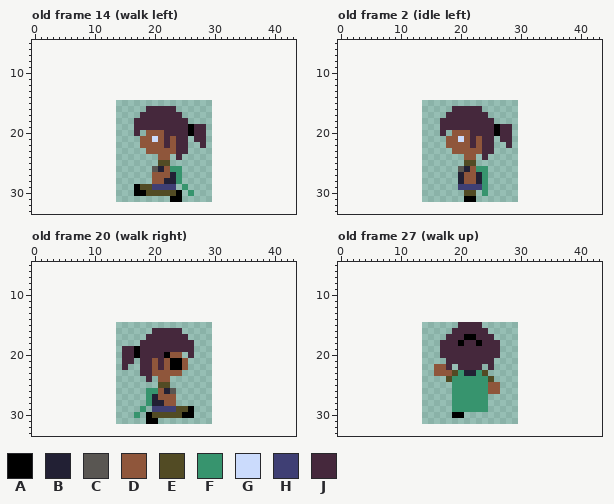
Pixel-art file, stored at assets/april/ammellan.aseprite. Above: the version before the commit.
16x17 pixels, 28 frames. Shown: old frame 14 (walk left): x 0..43, y 5..33; old frame 2 (idle left): x 0..43, y 5..33; old frame 20 (walk right): x 0..43, y 5..33; old frame 27 (walk up): x 0..43, y 5..33. The old version is drawn lined up with the new one, on the new canvas. The commit also changed other frames, which this record leaves out.
Palette (. is transparent): A #000000  B #222034  C #595652  D #8f563b  E #524b24  F #37946e  G #cbdbfc  H #3f3f74  J #45283c
Pixels before, old frame 14 (walk left), first column x 17:
16 ..JJJJJ.....
17 .JJJJJJJ....
18 JJJJJJJJJ...
19 JJJJJJJJJAJJ
20 J.DDDJJJJAJJ
21 .DDGDJDJJ.JJ
22 .DDDDJDJJ..J
23 ..DDDDDJJ...
24 ....DD.J....
25 ....EE......
26 ...CBDFF....
27 ...DDDBF....
28 ...DDBBF....
29 AEEHHHH.F...
30 AAEEEEEA.F..
31 ......AA....
Pixels before, old frame 2 (idle left), first column x 17:
16 ..JJJJJ.....
17 .JJJJJJJ....
18 JJJJJJJJJ...
19 JJJJJJJJJAJJ
20 J.DDDJJJJAJJ
21 .DDGDJDJJ.JJ
22 .DDDDJDJJ..J
23 ..DDDDDJJ...
24 ....DD.J....
25 ....EE......
26 ...CBDFF....
27 ...BDDBF....
28 ...BDDBF....
29 ...HHHHF....
30 ....EE.F....
31 ....AA......
Pixels before, old frame 20 (walk right), first column x 15:
16 .....JJJJJ..
17 ....JJJJJJJ.
18 ...JJJJJJJJJ
19 JJAJJJJJJJJJ
20 JJAJJJJADD.J
21 JJ.JJDJDAAD.
22 J..JJDJDAAD.
23 ...JJDDDDD..
24 ....J.DD....
25 ......EE....
26 ....FFDBC...
27 ....FBDDD...
28 ....FBBDD...
29 ...F.HHHHEEA
30 ..F.AEEEEEAA
31 ....AA......
Pixels before, old frame 27 (walk up), first column x 16:
15 ....JJJJ...
16 ...JJJJJJ..
17 ..JJJAAJJJ.
18 .JJJAJJAJJJ
19 .JJJJJJJJJJ
20 .JJJJJJJJJJ
21 ..JJJJJJJJ.
22 DDJ.JJJJ.J.
23 DDDEFBBFE..
24 ..EFFFFFFE.
25 ...FFFFFFDD
26 ...FFFFFFDD
27 ...FFFFFF..
28 ...FFFFFF..
29 ...FFFFFF..
30 ...AA......
Now the later version:
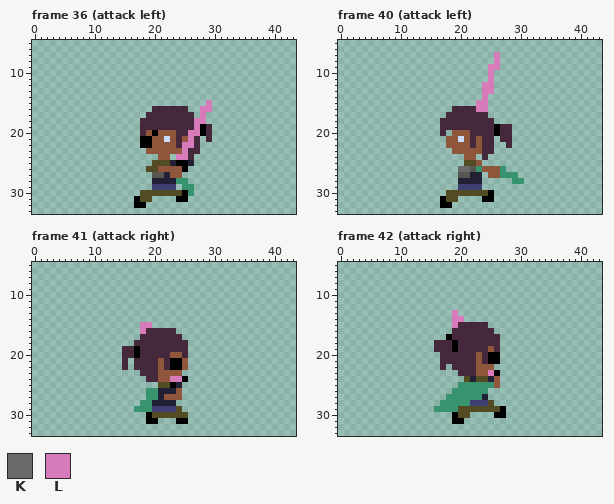
Colours new in this view: K #696a6a  L #d77bba
A new or re-ordered frame is compared with the old frame closest to it.
Log entry: replace sword_ability with attack player state
Changes in this commit:
canvas 16x17 -> 48x48, the old top-left corner now at 14,15
frames 28 -> 52
Frame 36 (attack left) is new; against old frame 14 (walk left):
y 15: x 29 . -> L
y 16: x 19 J -> .; x 24..25 .. -> JJ; x 28..29 .. -> LL
y 17: x 18 J -> .; x 25..26 .. -> JJ; x 28 . -> L
y 18: x 17 J -> .; x 26..28 ... -> JLL
y 19: x 17 J -> .; x 26..29 AJJ. -> JLAJ
y 20: x 17..18 J. -> .J; x 20 D -> A; x 22..23 JJ -> DD; x 26..29 AJJ. -> LLAJ
y 21: x 18..20 DDG -> AAD; x 22 J -> G; x 25..26 J. -> DL; x 28..29 J. -> .J
y 22: x 18..19 DD -> AA; x 22 J -> D; x 25..28 J..J -> LLJ.
y 23: x 24..27 JJ.. -> DLJJ
y 24: x 24..26 J.. -> LLJ
y 25: x 20 . -> E; x 23..26 .... -> BAAB
y 26: x 19..21 .CB -> EED; x 23..25 FF. -> DDA
y 27: x 20..24 DDDBF -> CCBDD
y 28: x 20..21 DD -> BB; x 25 . -> F
y 29: x 17..19 AEE -> ...; x 26 . -> F
y 30: x 17..18 AA -> .E; x 24..25 A. -> EA
y 31: x 17..19 ... -> AEE; x 23 A -> .; x 25 . -> A
y 32: x 17..18 .. -> AA
Frame 40 (attack left) is new; against old frame 2 (idle left):
y 7..8: x 26 . -> L
y 9: x 25..26 .. -> LL
y 10..11: x 25 . -> L
y 12..13: x 24..25 .. -> LL
y 14: x 24 . -> L
y 15: x 23..24 .. -> LL
y 16: x 23..24 J. -> LL
y 25: x 23 . -> D
y 26: x 20..22 CBD -> KKC; x 24..27 F... -> DDDF
y 27: x 20..22 BDD -> CCB; x 24..29 F..... -> .DDFFF
y 28: x 21..22 DD -> BB; x 24 F -> .; x 29..30 .. -> FF
y 29: x 24 F -> .
y 30: x 18..20 ... -> EEE; x 23..25 .F. -> EEA
y 31: x 17..19 ... -> AEE; x 21..22 AA -> ..; x 24..25 .. -> AA
y 32: x 17..18 .. -> AA
Frame 41 (attack right) is new; against old frame 20 (walk right):
y 15: x 18..19 .. -> LL
y 16: x 18..19 .. -> LJ; x 24 J -> .
y 17: x 18 . -> J; x 25 J -> .
y 18: x 17 . -> J; x 26 J -> .
y 19: x 26 J -> .
y 20: x 22 A -> J; x 25..26 .J -> J.
y 21: x 16..17 J. -> .J; x 20..22 DJD -> JDJ
y 22: x 17 . -> J; x 20..22 DJD -> JDJ
y 23: x 20 D -> J
y 24: x 20 . -> J; x 23..25 ... -> LLA
y 25: x 23..24 .. -> AB
y 26: x 21 D -> B; x 23..24 C. -> BD
y 27: x 20..21 BD -> FB; x 24 . -> D
y 28: x 18 . -> F; x 22..23 DD -> BB
y 29: x 17 . -> F; x 19 . -> F; x 25..26 EA -> ..
y 30: x 17 F -> .; x 25..26 AA -> E.
y 31: x 24..25 .. -> AA
Frame 42 (attack right) is new; against old frame 27 (walk up):
y 13: x 19 . -> L
y 14: x 19..20 .. -> LL
y 15: x 19 . -> L; x 24 . -> J
y 16: x 25 . -> J
y 17: x 18 J -> A; x 21..22 AA -> JJ; x 26 . -> J
y 18: x 16 . -> J; x 19..20 JA -> AJ; x 23 A -> J
y 19: x 16 . -> J; x 19 J -> A; x 25 J -> D
y 20: x 23 J -> D; x 25..26 JJ -> AA
y 21: x 17 . -> J; x 23 J -> D; x 25..26 J. -> AA
y 22: x 16..19 DDJ. -> .J.J; x 23..25 J.J -> DDD
y 23: x 16..26 DDDEFBBFE.. -> ....JJJDDLA
y 24: x 18..26 EFFFFFFE. -> ...EBEEBD
y 25: x 19 F -> .; x 25 D -> F
y 26: x 25..26 DD -> ..
y 27: x 18 . -> F; x 24 F -> B
y 28: x 17..18 .. -> FF; x 22..25 FFF. -> HHHE
y 29: x 16..18 ... -> FFF; x 20..27 FFFFF... -> EEEEEEEA
y 30: x 20..21 A. -> EE; x 26..27 .. -> AA
y 31: x 19..20 .. -> AA
